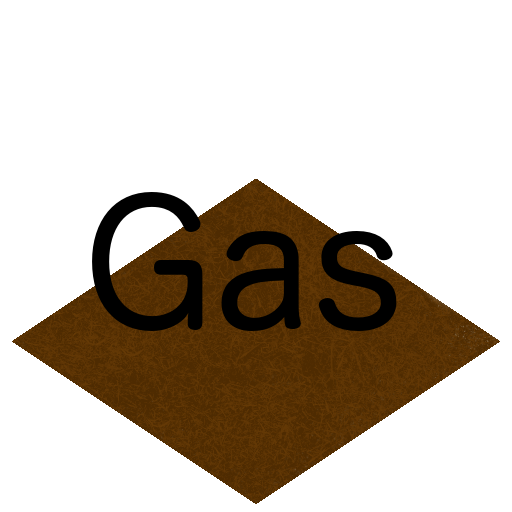
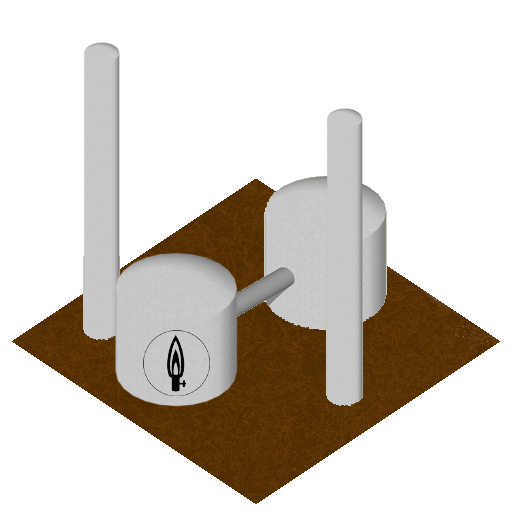
Layered file, before and after one edit (512 x 512). Changes by layer:
hid "Gas" over [92, 192, 397, 331]
added layer "Layer 6" above "Layer 4" over [143, 330, 210, 396]
added layer "Layer 4" above "Layer 2" over [325, 108, 364, 406]
added layer "Layer 2" above "Layer 5" over [115, 252, 238, 407]
added layer "Layer 5" above "Layer 1" over [121, 164, 392, 378]
added layer "Layer 3" above "ground" over [83, 42, 121, 341]
